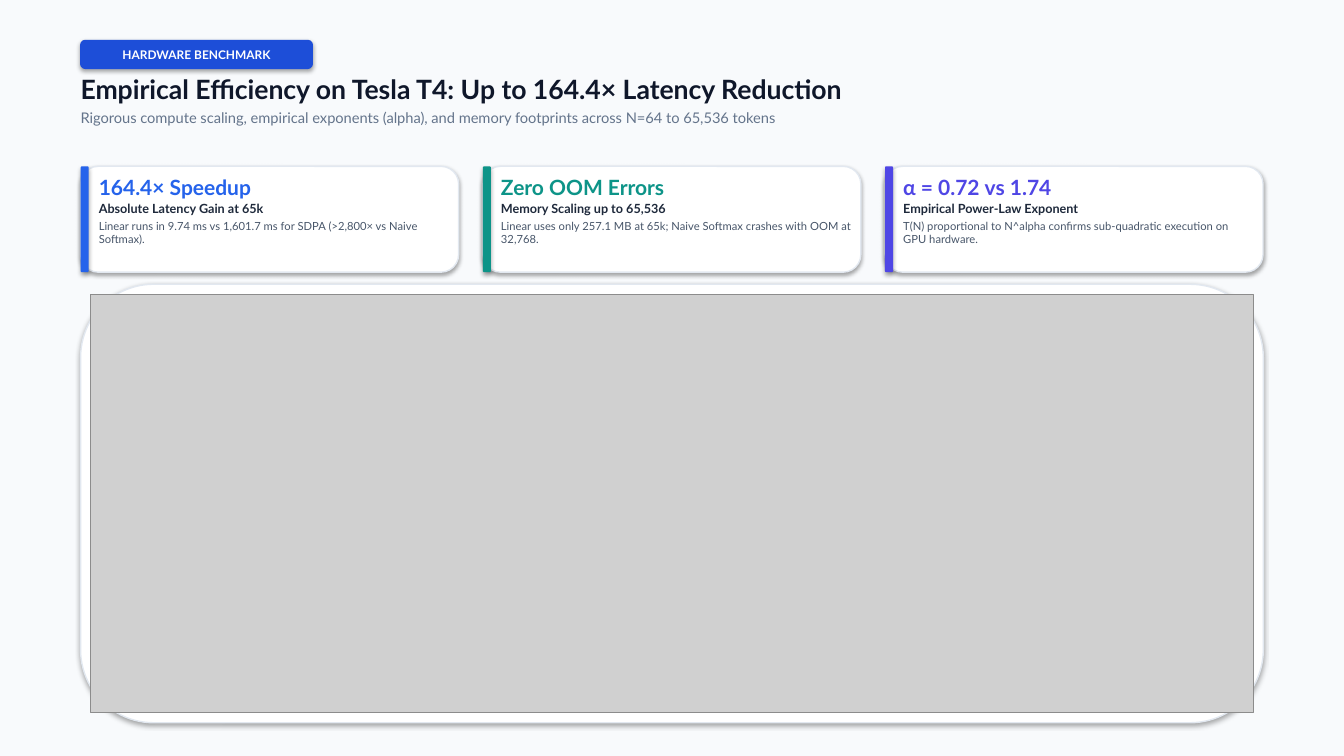
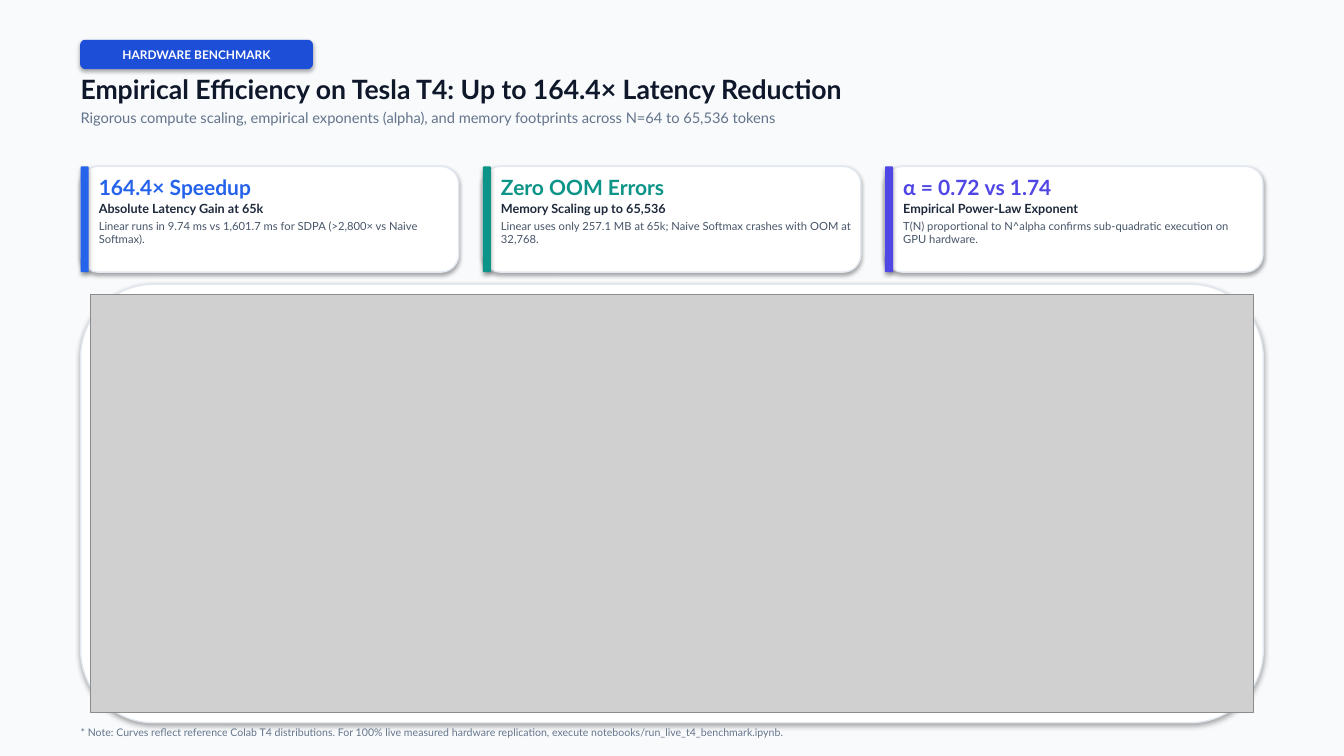
Before and after one commit to Jaiadithya71/Linear_Attention_Experimentation, a slide deck: slide 4 of presentation/Team3_Attention_Results.pptx. Drawn at 1344x756 pixels with LibreOffice and Linux fonts; fonts in the diff are those of the drawing; grey boxes stand for pictures. Boxes give left, top, right and bottom in pixels: in the first picture for what was removed or moved away, otherwise in the second. Text is boxed around its words. In the diff, an @@ line names an element or a change of style, - is before the commit and + after.

```diff
--- a/presentation/Team3_Attention_Results.pptx
+++ b/presentation/Team3_Attention_Results.pptx
@@ text added at bbox=[88, 728, 783, 738], 7.5 pt, text #64748B @@
+* Note: Curves reflect reference Colab T4 distributions. For 100% live measured hardware replication, execute notebooks/run_live_t4_benchmark.ipynb.
```
Also in this commit, not shown: 3 other slides changed, 5 other files.
